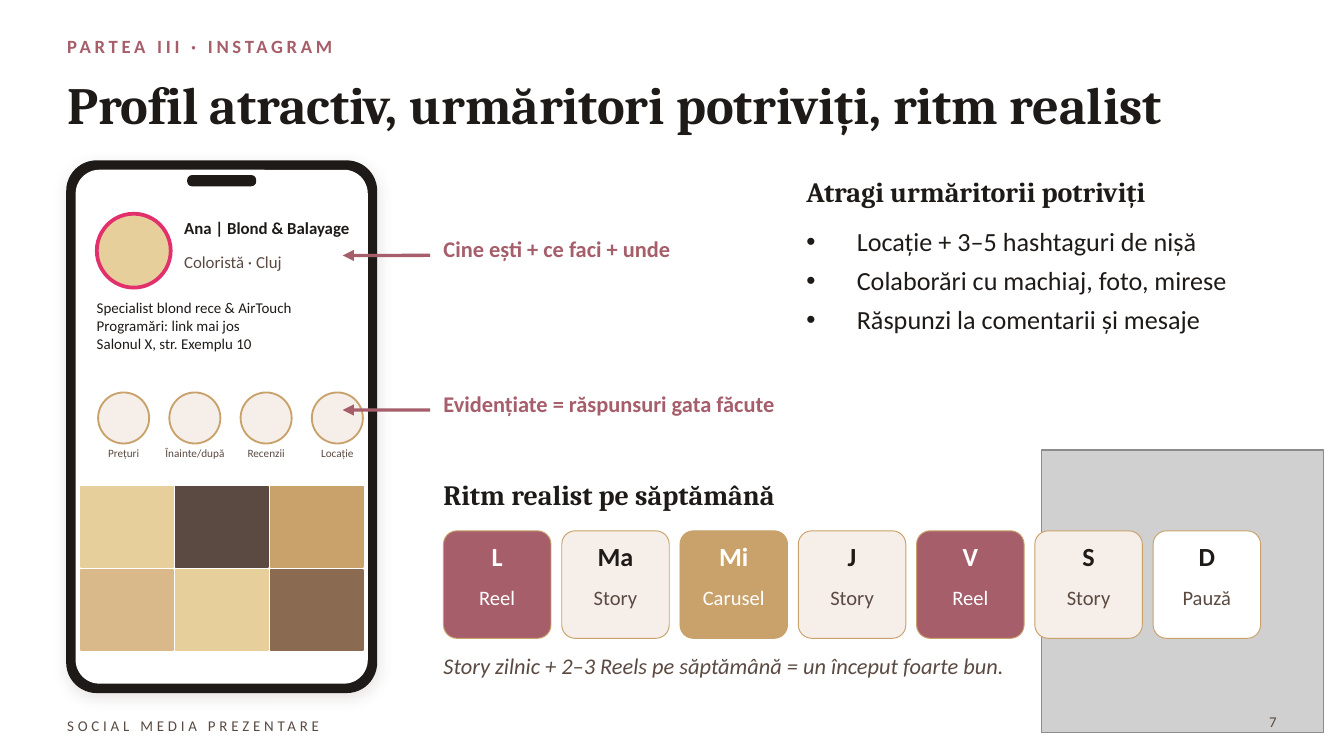
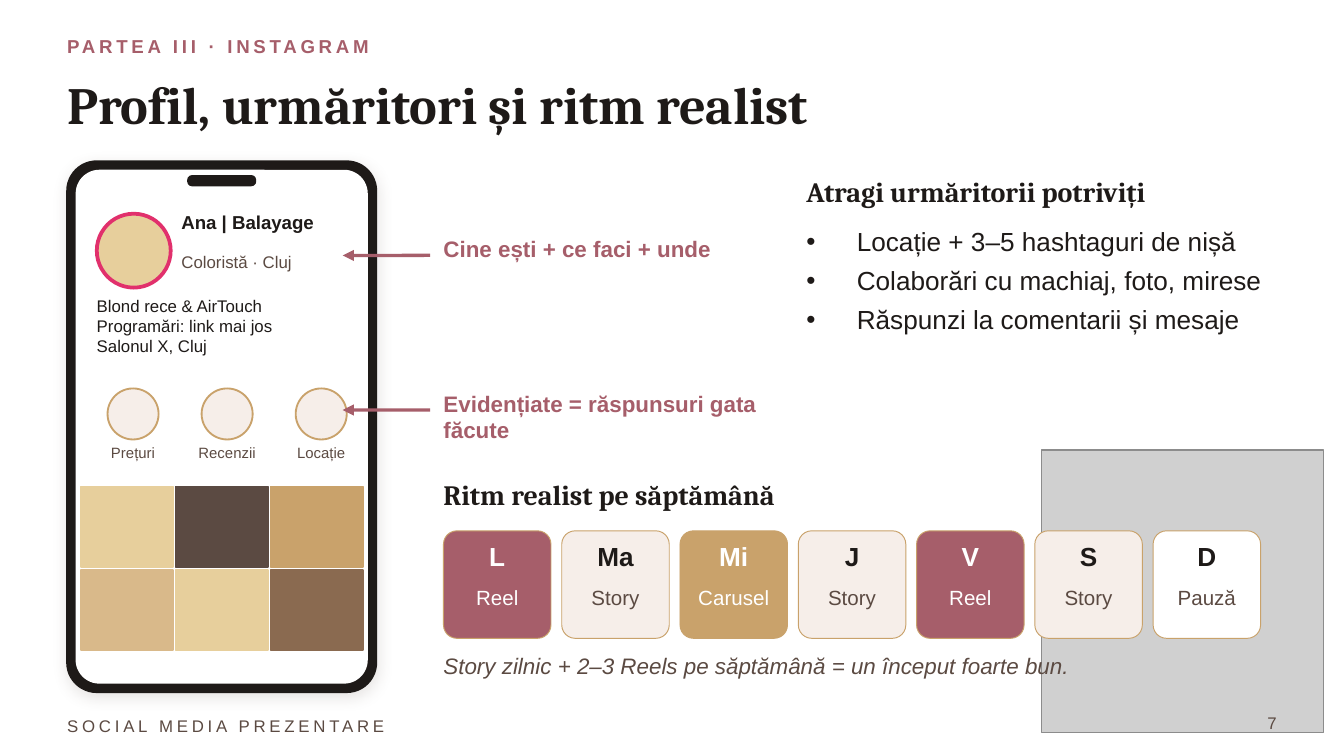
Before and after one commit to dianaavram2014/Blonde-ambition, a slide deck: slide 7 of SOCIAL_MEDIA_PREZENTARE.pptx. Drawn at 1344x756 pixels with LibreOffice and Linux fonts; fonts in the diff are those of the drawing; grey boxes stand for pictures. Boxes give left, top, right and bottom in pixels: in the first picture for what was removed or moved away, otherwise in the second. Text is boxed around its words. In the diff, an @@ line names an element or a change of style, - is before the commit and + after.

```diff
--- a/SOCIAL_MEDIA_PREZENTARE.pptx
+++ b/SOCIAL_MEDIA_PREZENTARE.pptx
@@ title at [67, 87, 808, 136]: text changed @@
-Profil atractiv, urmăritori potriviți, ritm realist
+Profil, urmăritori și ritm realist
@@ text at [181, 215, 314, 233]: text changed; size 9 to 10 pt; font Calibri to Arial @@
-Ana | Blond & Balayage
+Ana | Balayage
@@ font Calibri to Arial in 18 elements at [67, 30, 1008, 63], [443, 241, 710, 262], [443, 395, 756, 438], [857, 231, 1260, 335], [489, 548, 505, 566], [476, 590, 518, 605], [597, 548, 633, 567], [591, 590, 639, 609], [719, 547, 748, 566], [698, 590, 769, 605], [845, 548, 860, 567], [828, 590, 876, 609], [949, 590, 991, 605], [1080, 547, 1097, 567], [1065, 590, 1113, 609], [1178, 590, 1236, 605], [443, 656, 1068, 679], [181, 255, 292, 272] @@
@@ text at [97, 299, 262, 312]: text changed; size 8 to 9 pt; font Calibri to Arial @@
-Specialist blond rece & AirTouch
+Blond rece & AirTouch
@@ text at [97, 319, 272, 336]: size 8 to 9 pt, font Calibri to Arial in "Programări: link mai jos" @@
@@ text at [97, 340, 207, 356]: text changed; size 8 to 9 pt; font Calibri to Arial @@
-Salonul X, str. Exemplu 10
+Salonul X, Cluj
@@ ellipse: place and size @@
-ellipse at [98, 392, 149, 444]
+ellipse at [108, 388, 159, 439]
@@ ellipse: place and size @@
-ellipse at [169, 392, 220, 444]
+ellipse at [202, 388, 253, 439]
@@ ellipse: place and size @@
-ellipse at [312, 392, 363, 444]
+ellipse at [296, 388, 347, 439]
@@ ellipse removed at [241, 392, 292, 444] @@
@@ text removed at [165, 448, 224, 459] @@
-Înainte/după
@@ size 6 to 8 pt, font Calibri to Arial in 3 elements at [111, 447, 155, 461], [297, 447, 345, 461], [198, 447, 255, 458] @@
@@ text "Recenzii": place and size @@
-text "Recenzii" at [248, 449, 285, 457]
+text "Recenzii" at [198, 447, 255, 458]
@@ text "Locație": place and size @@
-text "Locație" at [321, 449, 353, 459]
+text "Locație" at [297, 447, 345, 461]
@@ text "SOCIAL MEDIA PREZENTARE" at [67, 712, 605, 739]: size 8 to 9 pt, font Calibri to Arial @@
@@ page number at [1267, 717, 1276, 733]: size 8 to 9 pt, font Calibri to Arial @@
```
Also in this commit, not shown: 19 other slides changed, 1 other file.
